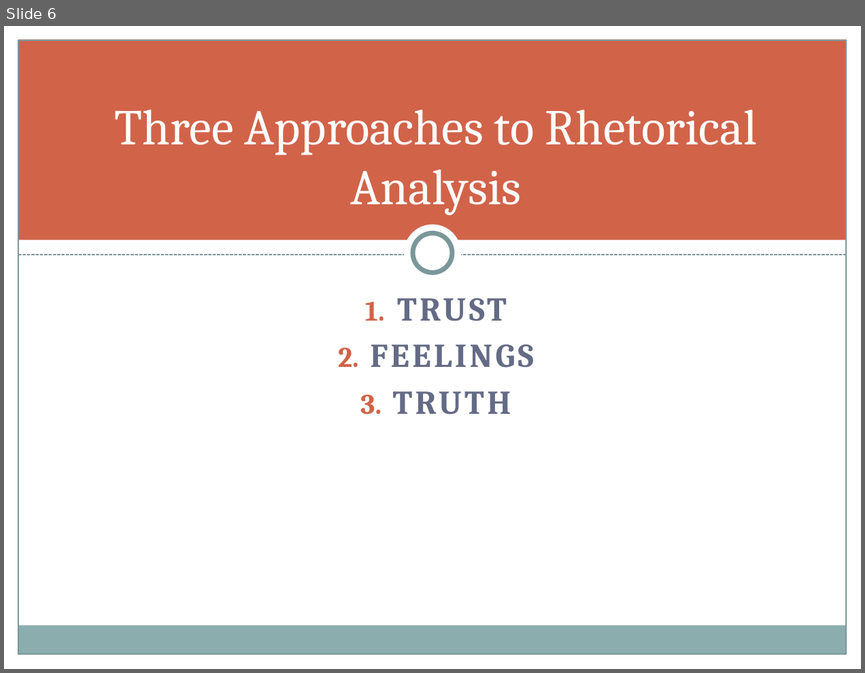
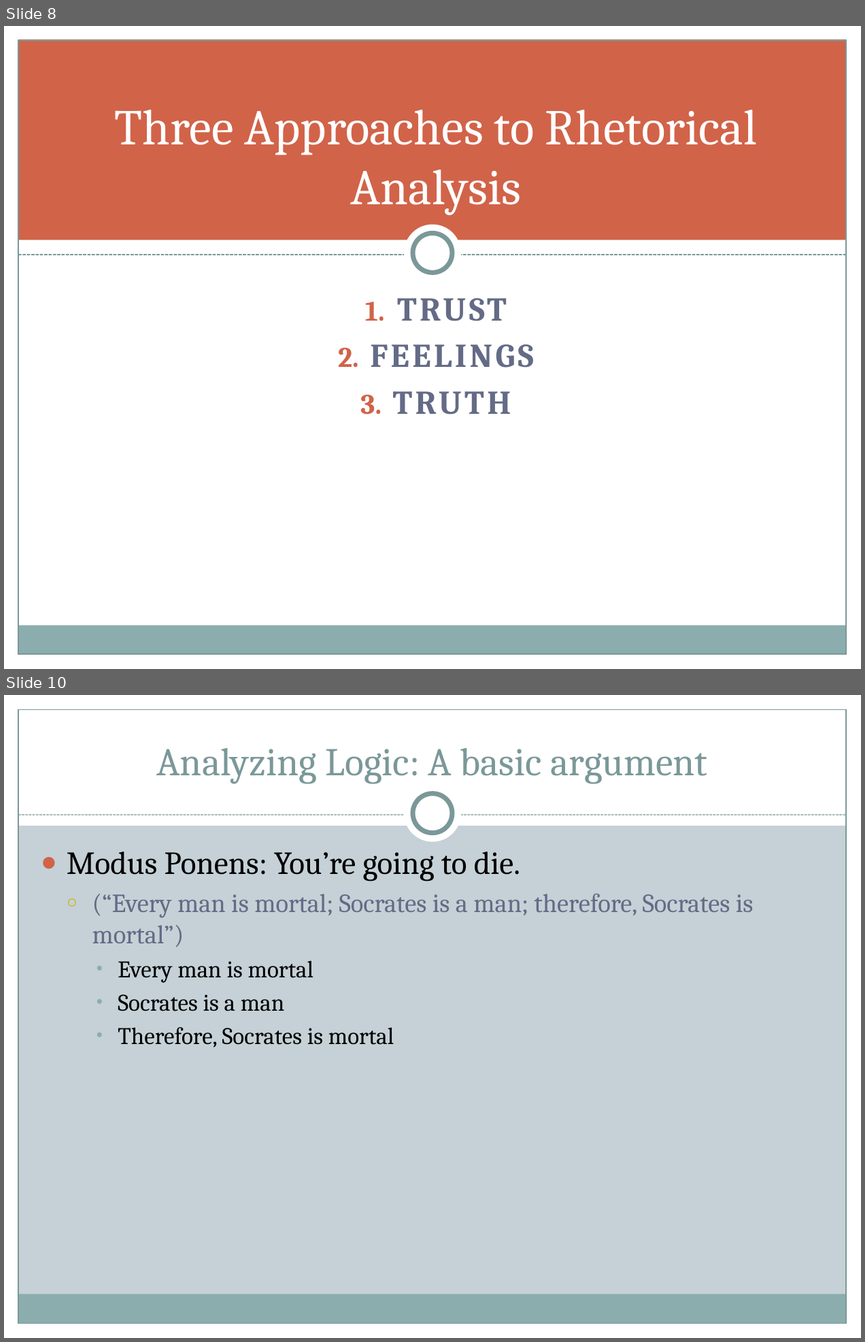
Before and after one commit to halperta/halperta.github.io, a slide deck: rhe306-spring2014/documents/logosLecture.pptx. Shown one above the other, each under a label of ours: slide 6 before the commit, slides 8 and 10 after it; the slides between them are not shown. The pictures are 865x673 and 865x1342 pixels, drawn with LibreOffice and Linux fonts; fonts in the diff are those of the drawing. Boxes give left, top, right and bottom in pixels: in the first picture for what was removed or moved away, otherwise in the second. Text is boxed around its words. In the diff, an @@ line names an element or a change of style, - is before the commit and + after.

```diff
--- a/rhe306-spring2014/documents/logosLecture.pptx
+++ b/rhe306-spring2014/documents/logosLecture.pptx
@@ slide 10 added at <box>4,695,861,1338</box>, background #C5D1D7; not listed: 3 template elements that a slide beside it also shows @@
@@ rectangle added at <box>4,695,861,826</box>, fill #FFFFFF @@
@@ rectangle added at <box>4,695,18,1338</box>, fill #FFFFFF @@
@@ rectangle added at <box>847,695,861,1338</box>, fill #FFFFFF @@
@@ title added at <box>156,748,707,784</box>, 33 pt, text #7C999A @@
+Analyzing Logic: A basic argument
@@ ellipse added at <box>404,785,462,843</box>, fill #FFFFFF @@
@@ ellipse added at <box>413,794,452,833</box>, fill #FFFFFF, outline #7C999A 4 pt @@
@@ line added from (18, 815) to (847, 815), #7C999A 0.75 pt dashed @@
@@ text added at <box>67,851,753,1047</box>, 22 pt, text #000000 @@
+● Modus Ponens: You’re going to die.
+  ○ (“Every man is mortal; Socrates is a man; therefore, Socrates is mortal”)
+    • Every man is mortal
+    • Socrates is a man
+    • Therefore, Socrates is mortal
@@ what was slide 6 is now slide 8 @@
```
Also in this commit, not shown: 5 slides changed, 5 other slides added, 6 slides removed, 4 other files.
